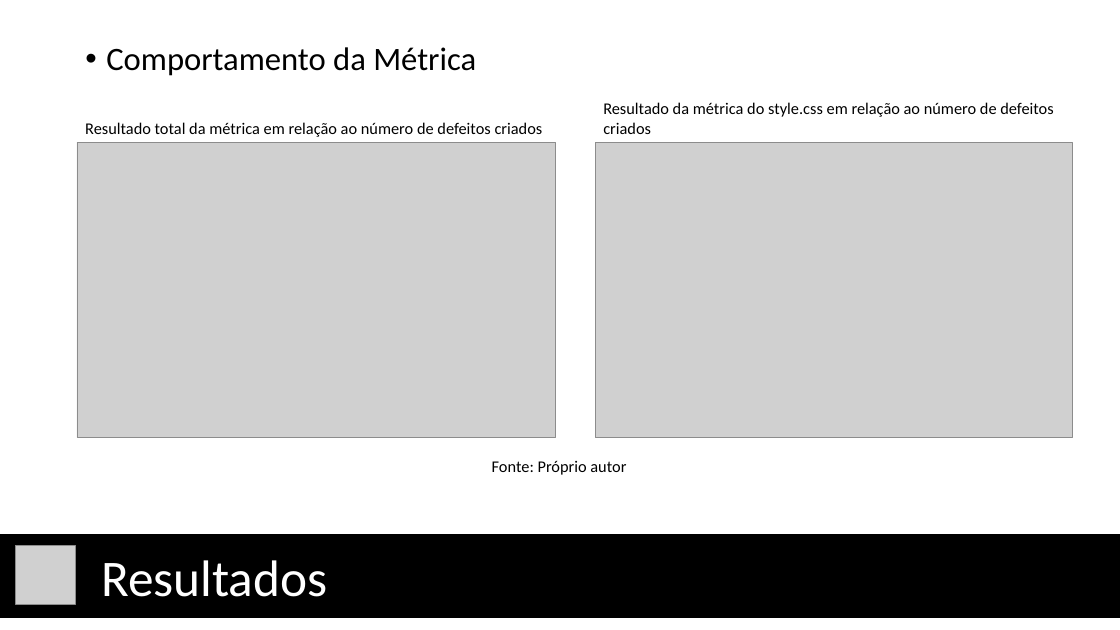
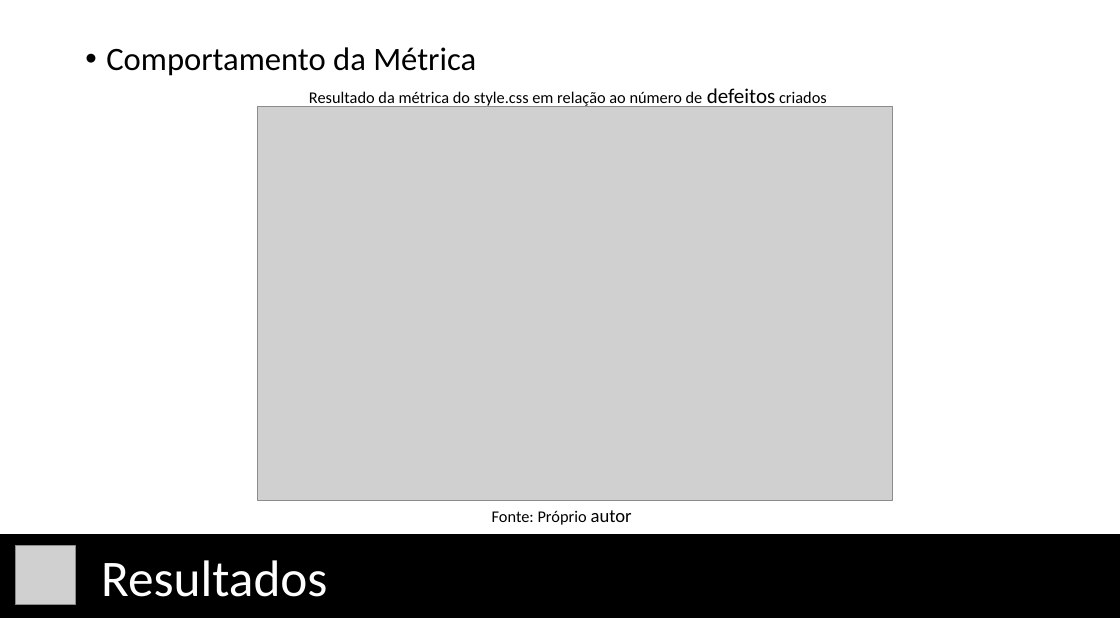
Before and after one commit to vcsalvador/TCC-I, a slide deck: slide 22 of Apresentação/Em Direção a uma Métrica de Qualidade e 2.pptx (slide 21 before the commit). Drawn at 1120x630 pixels with LibreOffice and Linux fonts; fonts in the diff are those of the drawing; grey boxes stand for pictures. Boxes give left, top, right and bottom in pixels: in the first picture for what was removed or moved away, otherwise in the second. Text is boxed around its words. In the diff, an @@ line names an element or a change of style, - is before the commit and + after.

```diff
--- a/Apresentação/Em Direção a uma Métrica de Qualidade e 2.pptx
+++ b/Apresentação/Em Direção a uma Métrica de Qualidade e 2.pptx
@@ text at (309,88,827,110): text changed @@
-Resultado da métrica do style.css em relação ao número de defeitos
-criados
+Resultado da métrica do style.css em relação ao número de defeitos criados
@@ picture: place and size @@
-picture at (595,142,1072,438)
+picture at (257,107,892,500)
@@ picture removed at (77,142,556,438) @@
@@ text removed at (85,122,543,137) @@
-Resultado total da métrica em relação ao número de defeitos criados
@@ text "Fonte: Próprio autor": place and size @@
-text "Fonte: Próprio autor" at (492,460,626,475)
+text "Fonte: Próprio autor" at (492,510,632,525)
@@ text "Fonte: Próprio autor" at (492,510,632,525): size 14 to 16 pt in "autor" @@
```
Also in this commit, not shown: 13 other slides changed, 3 slides added, 38 other files.
